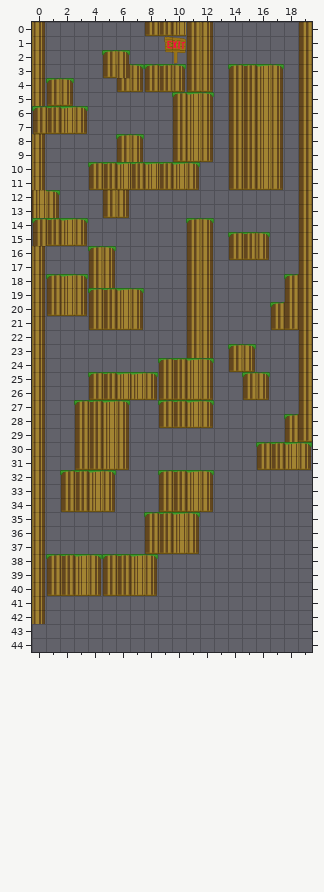
An edit to a level. Tiled map, data/levels/level3.tmx. The first picture shows the starting point.
Cells are 32x32 px. Shown: x 0..19, y 0..44.
Once edited:
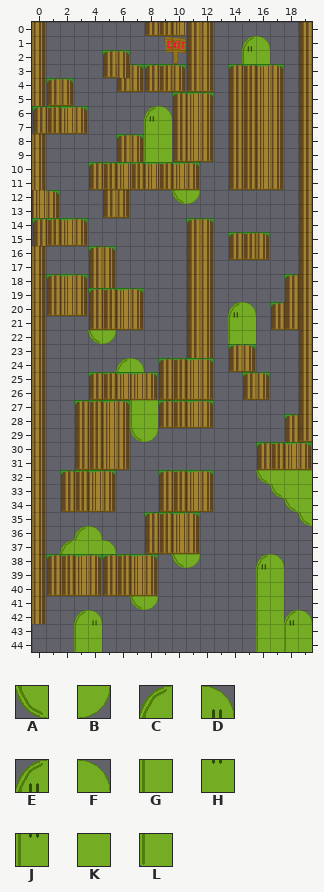
Key: from "snow-tiles": A 64, B 65, C 74, D 75, E 76, F 77, G 84, H 85, J 86, K 87, L 94.
_ is an empty cell.
Edits made:
Changed rows in their new state; . is an unchanged cell.
Layer "background":
first column x 15:
 1 EF
 2 JK
first column x 8:
 6 EF..
 7 JK..
 8 LK..
 9 LK..
12 ..AB
first column x 2:
20 ............EF....
21 ............JK....
22 ..AB........LK....
24 ....CF............
27 .....LK...........
28 .....LK...........
29 .....AB...........
32 ..............AKKK
33 ...............AKK
34 ................AK
35 .................A
36 .CF...............
37 CKKF..............
38 ........AB....EF..
39 ..............JK..
40 ..............LK..
41 .....AB.......LK..
42 .CD...........LKEF
43 .GH...........LKJK
44 .LK...........LKLK
